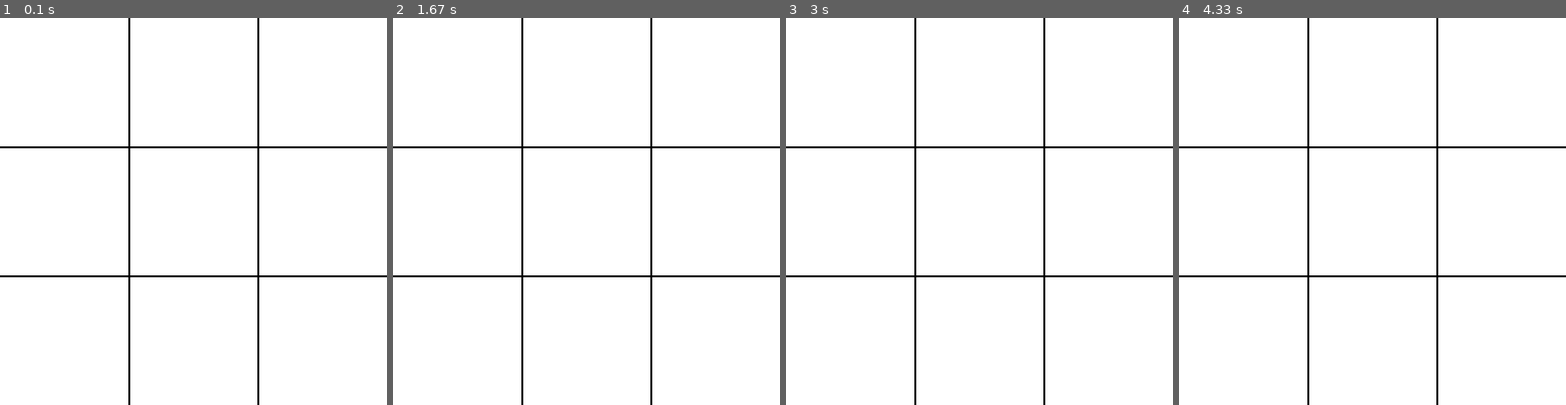
Above: before the commit, frames 1-4 (left to right).
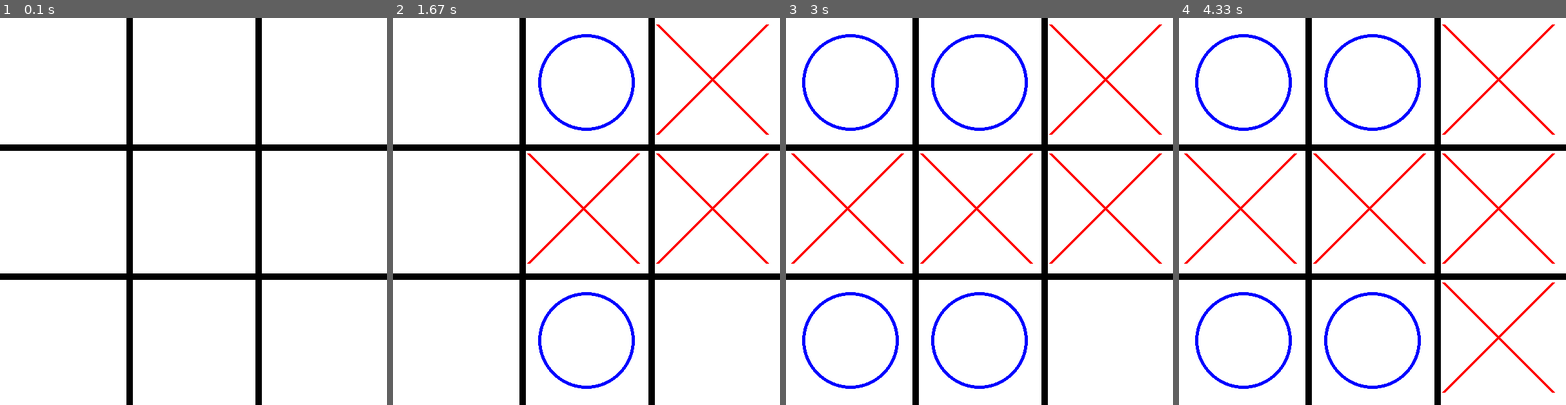
Above: after the commit, the same moments.

Repository: Chellus/TicTacToe_Pygame
Game: pygame game, started from main.py
Two runs of this game, one before a commit and one after it. Both use one fixed random seed, a clock stepped at 60 frames per second and the inputs below.
Inputs (mouse positions are in pixels of both pictures, inside the frame that each line leads up to):
- Up to frame 1 (0.1 s): no input
- Up to frame 2 (1.67 s): press the mouse at (714, 83) at 0.37 s; move the mouse to (640, 95) at 0.47 s; release the mouse at (571, 107) at 0.6 s; click (625, 238) at 0.72 s; click (621, 308) at 1.05 s; click (667, 161) at 1.38 s
- Up to frame 3 (3 s): click (832, 87) at 1.72 s; click (840, 230) at 2.05 s; click (894, 335) at 2.88 s
- Up to frame 4 (4.33 s): click (1500, 339) at 3.72 s

The runs differ from the first frame. In frame 1, 4.6% of the frame differs, in the area x 0-100%, y 0-100%; in frame 2, 7.2%; in frame 3, 8.9%; in frame 4, 9.4%.

Commit message:
Made the user able to play their turn

Diff:
--- a/main.py
+++ b/main.py
@@ -9,10 +9,20 @@
 # colors
 white = (255, 255, 255)
 black = (0, 0, 0)
+red = (255, 0, 0)
+blue = (0, 0, 255)
 
 # create the window and the clock
 window = pygame.display.set_mode((window_w, window_h))
 clock = pygame.time.Clock()
+
+# board of the game, 0 means the space is empty, 1 means there's an X in it and 2 means there's an O in it
+board = [[0, 0, 0],
+         [0, 0, 0],
+         [0, 0, 0]]
+
+# variable to know if X or O is playing, 1 = X and 2 = O
+turn = 1
 
 #Set caption
 pygame.display.set_caption("TicTacToe - Pygame")
@@ -22,10 +32,22 @@
     pygame.quit()
     quit()
 
+#function to draw the board onto the window
+def draw_board():
+    global board
+
+    for y in range(0, 600, 200):
+        for x in range(0, 600, 200):
+            if board[x // 200][y // 200] == 1:
+                pygame.draw.line(window, red, ((x + 180), (y + 10)), ((x + 10), (y + 180)), 5)
+                pygame.draw.line(window, red, ((x + 10), (y + 10)), ((x + 180), (y + 180)), 5)
+            elif board[x // 200][y // 200] == 2:
+                pygame.draw.circle(window, blue, (x + 100, y + 100), 75, 5)
+
 # main game loop
 def game_loop():
     running = True
-
+    global turn
     while running:
 
         window.fill(white)
@@ -36,10 +58,30 @@
                 break
 
         # tic-tac-toe grid
-        pygame.draw.line(window, black, (200, 0), (200, 600), 3)
-        pygame.draw.line(window, black, (400, 0), (400, 600), 3)
-        pygame.draw.line(window, black, (0, 200), (600, 200), 3)
-        pygame.draw.line(window, black, (0, 400), (600, 400), 3)
+        pygame.draw.line(window, black, (200, 0), (200, 600), 10)
+        pygame.draw.line(window, black, (400, 0), (400, 600), 10)
+        pygame.draw.line(window, black, (0, 200), (600, 200), 10)
+        pygame.draw.line(window, black, (0, 400), (600, 400), 10)
+
+        mouse = pygame.mouse.get_pos()
+        click = pygame.mouse.get_pressed()
+
+        # we're using this nested for loop to check if the user pressed in one of the options to play their turn
+        for y in range(0, 600, 200):
+            for x in range(0, 600, 200):
+                # if the cursor is inside one of the buttons
+                if x + 200 > mouse[0] > x and y + 200 > mouse[1] > y:
+                    if click[0] == 1:
+                        if turn == 1:
+                            if board[x // 200][y // 200] == 0:
+                                board[x // 200][y // 200] = turn
+                                turn = 2
+                        else:
+                            if board[x // 200][y // 200] == 0:
+                                board[x // 200][y // 200] = turn
+                                turn = 1
+
+        draw_board()
 
         pygame.display.update()
         clock.tick(30)
